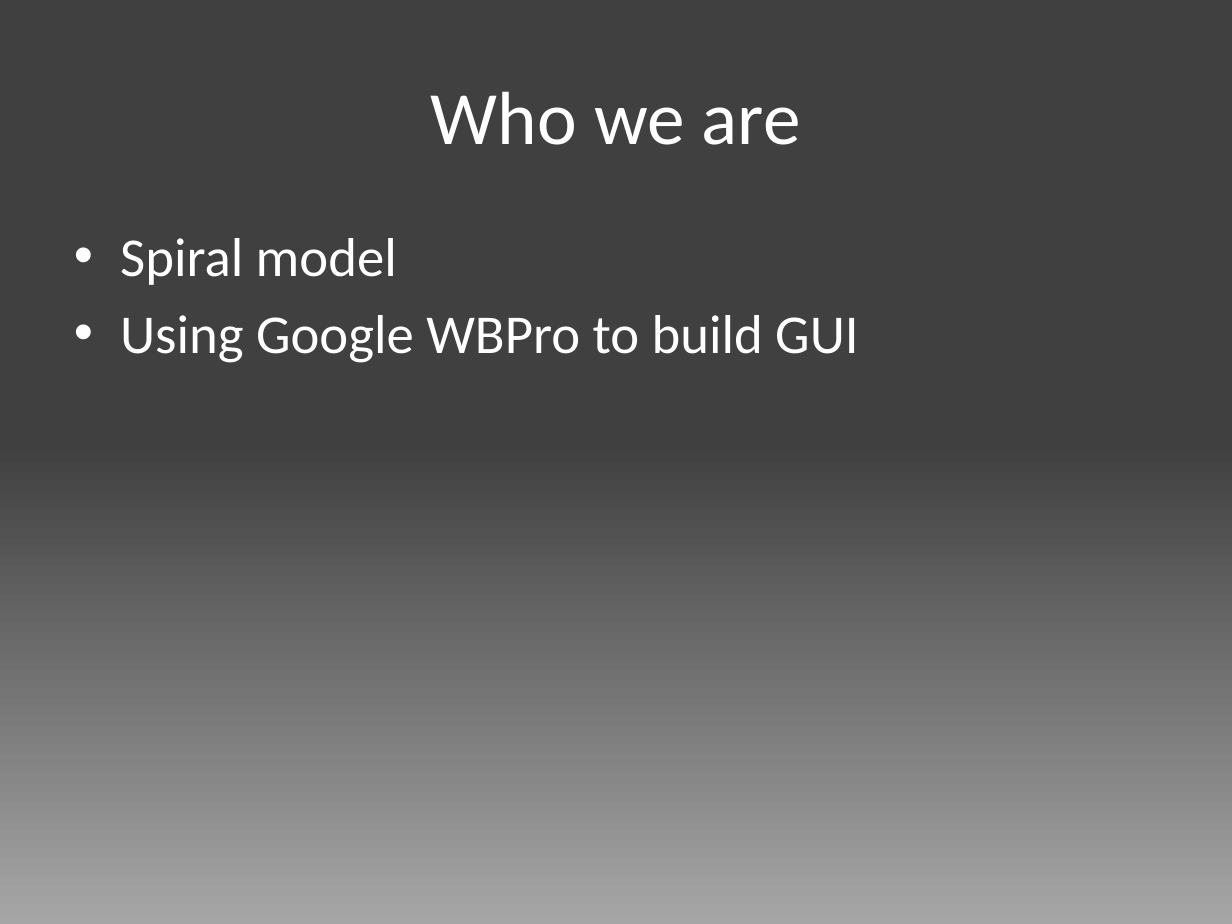
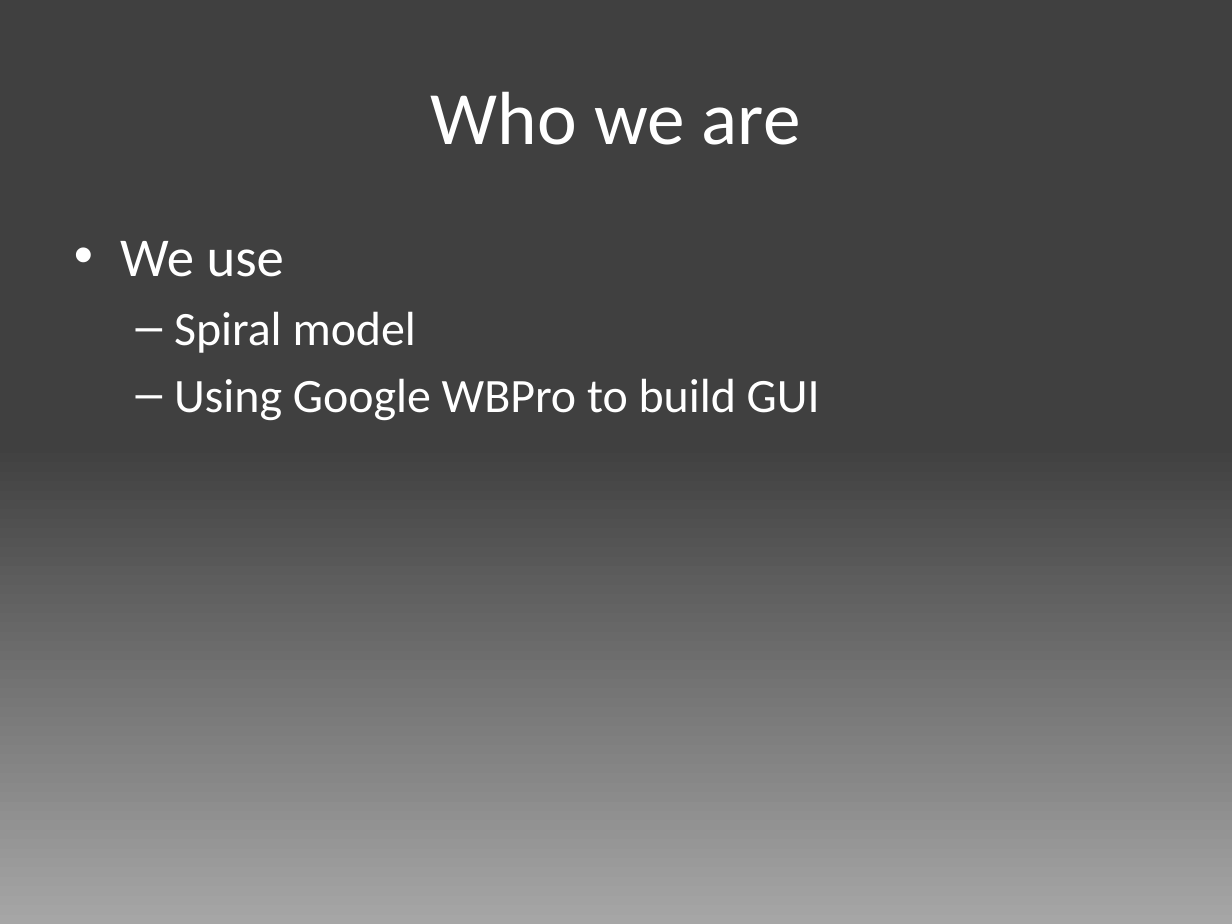
Before and after one commit to edderick/RunwayRedeclaration, a slide deck: slide 2 of doc/Final Presentation/Slides.pptx. Drawn at 1232x924 pixels with LibreOffice and Linux fonts; fonts in the diff are those of the drawing. Boxes give left, top, right and bottom in pixels: in the first picture for what was removed or moved away, otherwise in the second. Text is boxed around its words. In the diff, an @@ line names an element or a change of style, - is before the commit and + after.

```diff
--- a/doc/Final Presentation/Slides.pptx
+++ b/doc/Final Presentation/Slides.pptx
@@ text at [120, 241, 284, 277]: paragraph added @@
+• We use
@@ text at [174, 311, 820, 421]: size 32 to 28 pt in "Spiral model", "Using Google WBPro to build GUI"; bullet • to –; list level 1 to 2 in "Spiral model"; list level 1 to 2 in "Using Google WBPro to build ..." @@
```
Also in this commit, not shown: 1 other slide changed.
